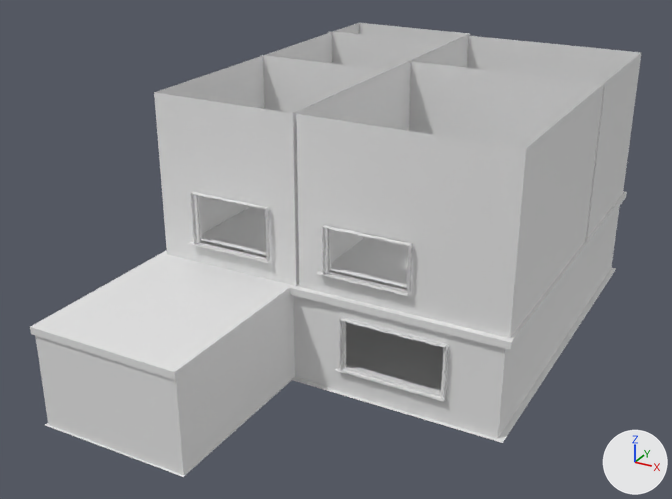
The Blender file Assets/school project/house blockout.blend as it was, and as the next commit left it.
Both versions are drawn from a 50 mm camera at (13.4, -26.6, 17.4) aimed at (-1.5, 0.4, 3.9). Lighting does not change. The marker at lower right points along +X, +Y and +Z.
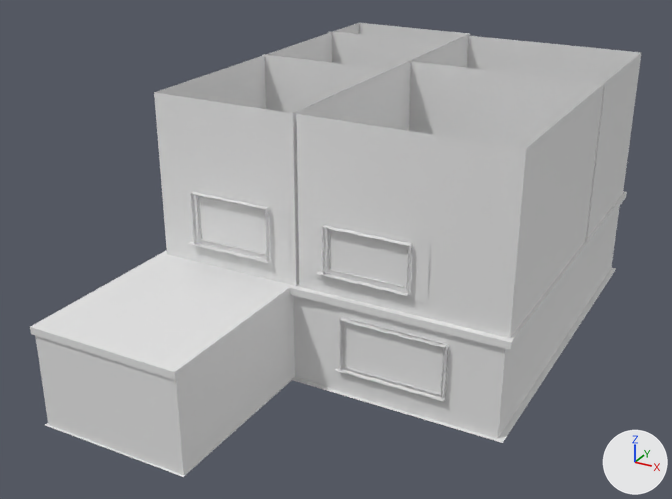
Diff of the bpy script that builds the scene:
```diff
--- a/Assets/school project/house blockout.blend.py
+++ b/Assets/school project/house blockout.blend.py
@@ mat_window @@
+mat_window = diffuse_material('window')
+mat_window.base_color = (0.8, 0.8, 0.8)  # white #e7e7e7
@@ me_cube_003 @@
 # used by ob_cube_002; location = (0.0, 0.0, 0.0); scale = (1.48, 1.48, 1.48)
-me_cube_003.from_pydata(...)  # 1291 vertices, 706 faces; spans x -3.77..2.85, y -1.97..8.1, z 0.6..4.34
+me_cube_003.from_pydata(...)  # 1262 vertices, 662 faces; spans x -3.77..2.85, y -1.97..8.1, z 0.6..4.34
+# me_cube_003 part 1: 2 vertices removed from x 2.72..2.73, y -1.85, z 1.15..1.58
 me_cube_003.materials.append(mat_texture_atlas_psd)
@@ me_plane @@
+me_plane.from_pydata([(4.24, -2.71, 3.02), (4.24, -2.71, 0.9), (0.34, -2.71, 3.02), (0.34, -2.71, 0.9), (3.89, 11.88, 3.02), (3.89, 11.88, 0.9), (-0.44, 11.88, 3.02), (-0.44, 11.88, 0.9), (3.89, 11.77, 6.36), (3.89, 11.77, 4.24), (-0.44, 11.77, 6.36), (-0.44, 11.77, 4.24), (3.41, -2.66, 6.36), (3.41, -2.66, 4.24), (-0.91, -2.66, 6.36), (-0.91, -2.66, 4.24), (-1.55, -2.65, 6.36), (-1.55, -2.65, 4.24), (-5.88, -2.65, 6.36), (-5.88, -2.65, 4.24)], [], [(0, 1, 3, 2), (4, 6, 7, 5), (8, 10, 11, 9), (12, 13, 15, 14), (16, 17, 19, 18)])
+me_plane.materials.append(mat_window)  # white #e7e7e7
@@ ob_plane @@
+ob_plane = bpy.data.objects.new('Plane', me_plane)
+ob_plane.location = (0.0, 0.0, 0.0)
```

What differs and where, as boxes (x1, y1, x2, y2) in the pictures (672 x 499 px):
'Plane', added: after (182, 190, 448, 400)
part 1 of me_cube_003, deleted: before (441, 347, 449, 399)
